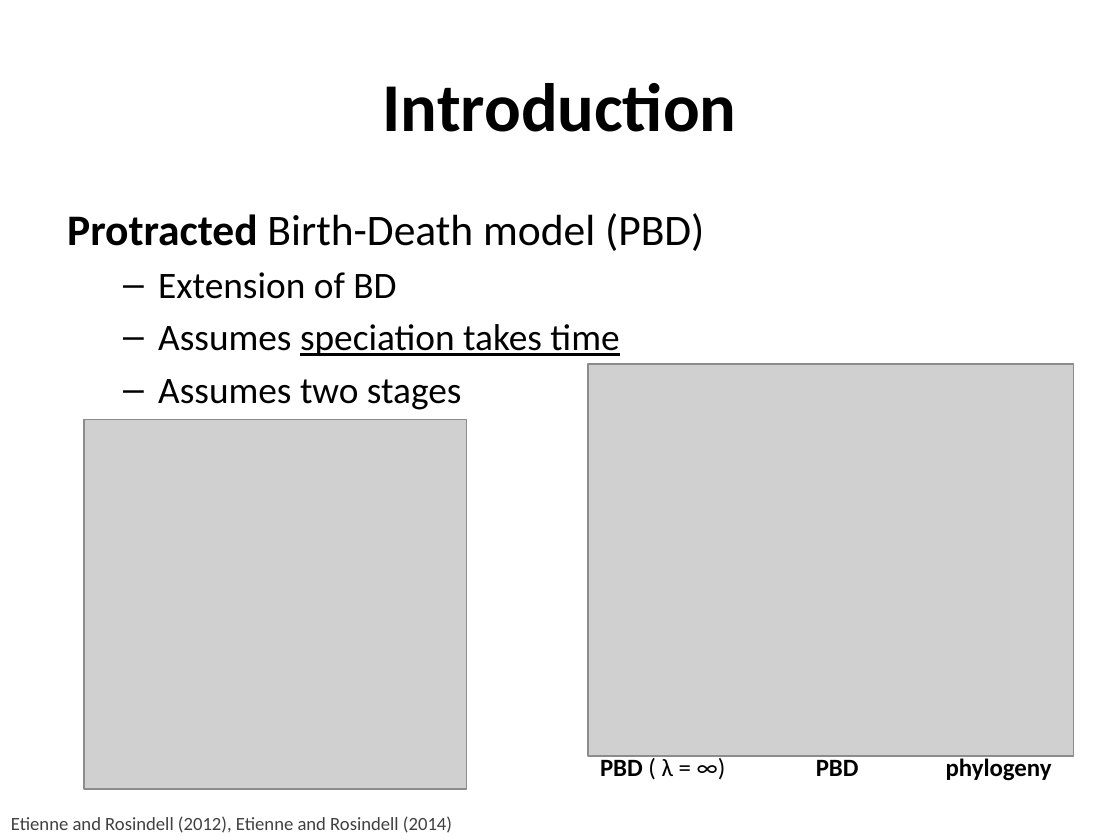
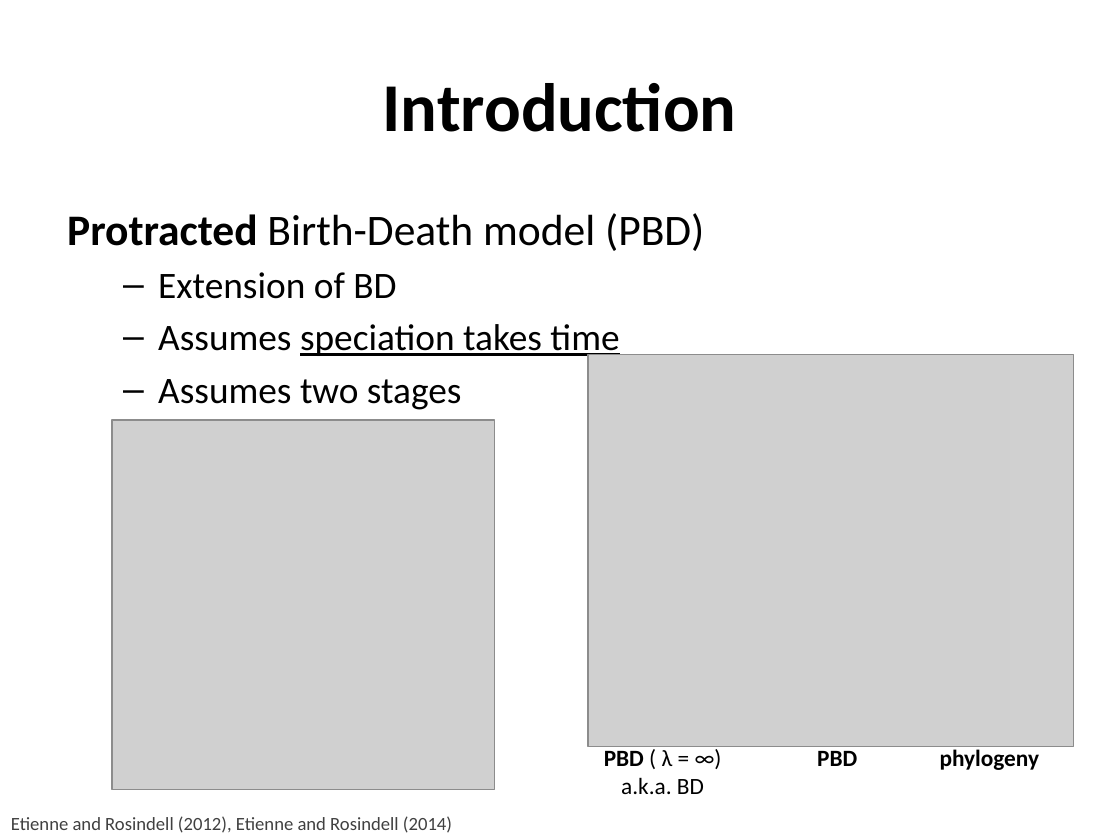
Before and after one commit to richelbilderbeek/Cer2016, a slide deck: slide 6 of doc/Cer2016_Femke Thon & Jolien Gay_FINAL.pptx. Drawn at 1120x840 pixels with LibreOffice and Linux fonts; fonts in the diff are those of the drawing; grey boxes stand for pictures; background and template pictures are left out. Boxes give left, top, right and bottom in pixels: in the first picture for what was removed or moved away, otherwise in the second. Text is boxed around its words. In the diff, an @@ line names an element or a change of style, - is before the commit and + after.

Commit message:
small change ppt

```diff
--- a/doc/Cer2016_Femke Thon & Jolien Gay_FINAL.pptx
+++ b/doc/Cer2016_Femke Thon & Jolien Gay_FINAL.pptx
@@ picture moved from (x1=588, y1=364, x2=1073, y2=756) to (x1=588, y1=355, x2=1073, y2=747) @@
@@ picture moved from (x1=84, y1=420, x2=467, y2=790) to (x1=112, y1=420, x2=495, y2=790) @@
@@ text "PBD ( λ = ∞)" moved from (x1=600, y1=756, x2=673, y2=776) to (x1=604, y1=746, x2=704, y2=794) @@
@@ text at (x1=604, y1=746, x2=673, y2=766): size 16 to 15 pt in "PBD ( λ = ∞)" @@
@@ text "PBD" moved from (x1=816, y1=756, x2=859, y2=776) to (x1=817, y1=746, x2=857, y2=766) @@
@@ text "PBD" at (x1=817, y1=746, x2=857, y2=766): size 16 to 15 pt @@
@@ text "phylogeny" at (x1=940, y1=746, x2=1040, y2=770): size 16 to 15 pt @@
@@ text "phylogeny" moved from (x1=946, y1=756, x2=1052, y2=781) to (x1=940, y1=746, x2=1040, y2=770) @@
@@ text at (x1=621, y1=777, x2=704, y2=794): paragraph added @@
+a.k.a. BD
```
Also in this commit, not shown: 2 other slides changed.
